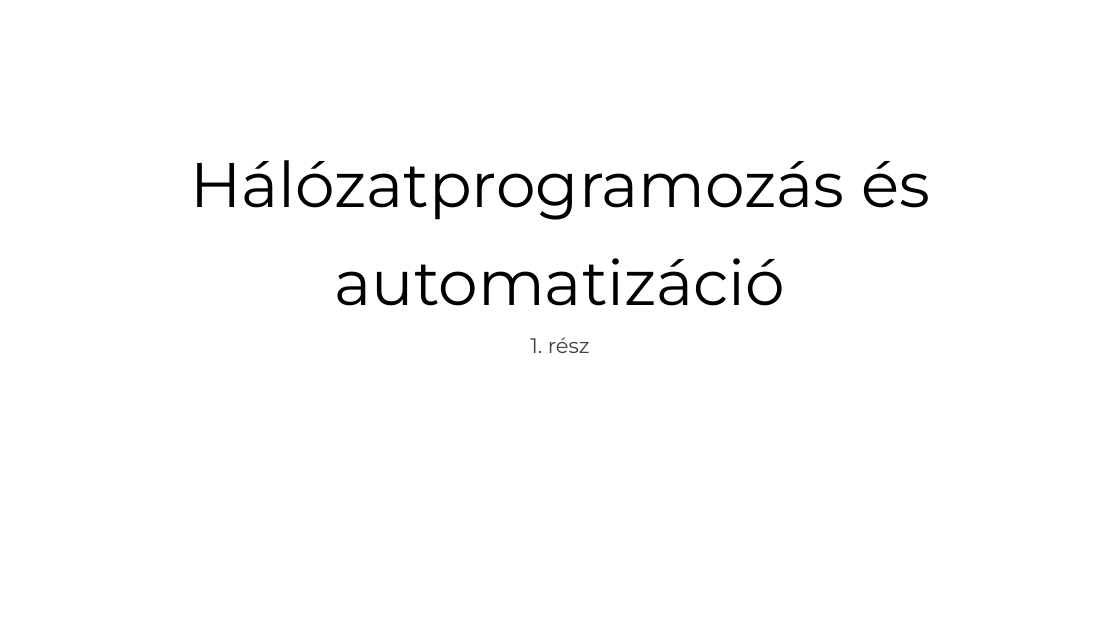
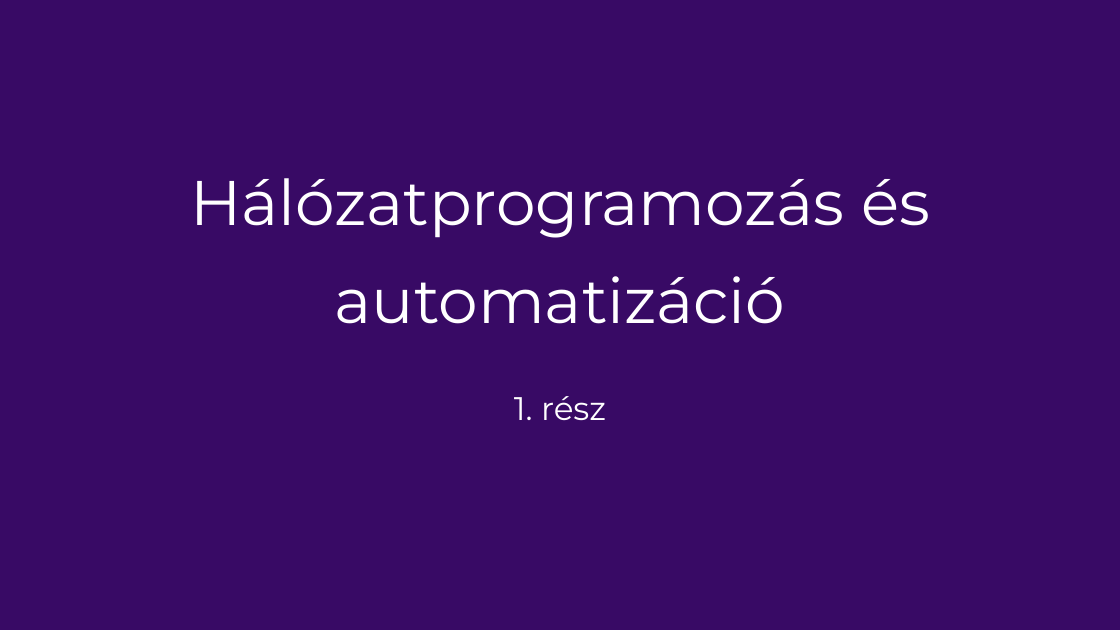
Before and after one commit to itmp-hu/itmp-halozatok-programozasa, a slide deck: slide 2 of module-1/Hálózatprogramozás és automatizáció-1.pptx (slide 1 before the commit). Drawn at 1120x630 pixels with LibreOffice and Linux fonts; fonts in the diff are those of the drawing. Boxes give left, top, right and bottom in pixels: in the first picture for what was removed or moved away, otherwise in the second. Text is boxed around its words. In the diff, an @@ line names an element or a change of style, - is before the commit and + after.

```diff
--- a/module-1/Hálózatprogramozás és automatizáció-1.pptx
+++ b/module-1/Hálózatprogramozás és automatizáció-1.pptx
@@ background #FFFFFF to #380A65 @@
@@ title "Hálózatprogramozás és automatizáció" moved from (x1=190, y1=160, x2=930, y2=306) to (x1=190, y1=178, x2=930, y2=324) @@
@@ title "Hálózatprogramozás és automatizáció" at (x1=190, y1=178, x2=930, y2=324): text colour #000000 to #FFFFFF @@
@@ subtitle "1. rész" moved from (x1=530, y1=337, x2=590, y2=353) to (x1=514, y1=396, x2=606, y2=420) @@
@@ subtitle "1. rész" at (x1=514, y1=396, x2=606, y2=420): size 18 to 28 pt, text colour #404040 to #FFFFFF @@
```
Also in this commit, not shown: 10 other slides changed, 1 slide added, 2 other files.
